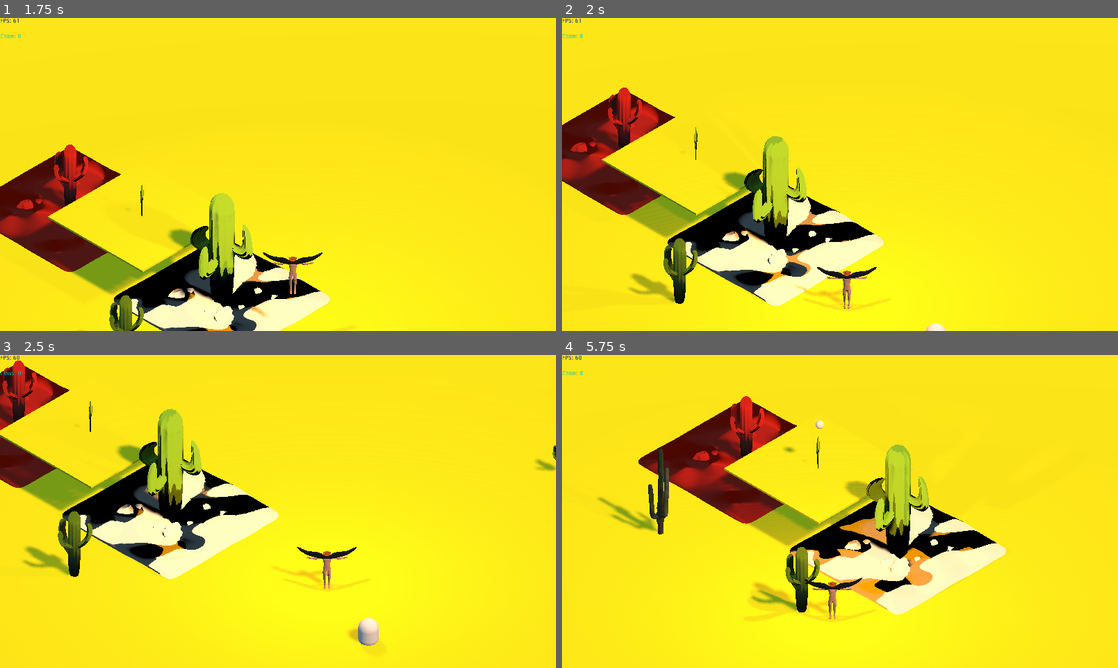
Above: before the commit, frames 1-4 (two rows, left to right).
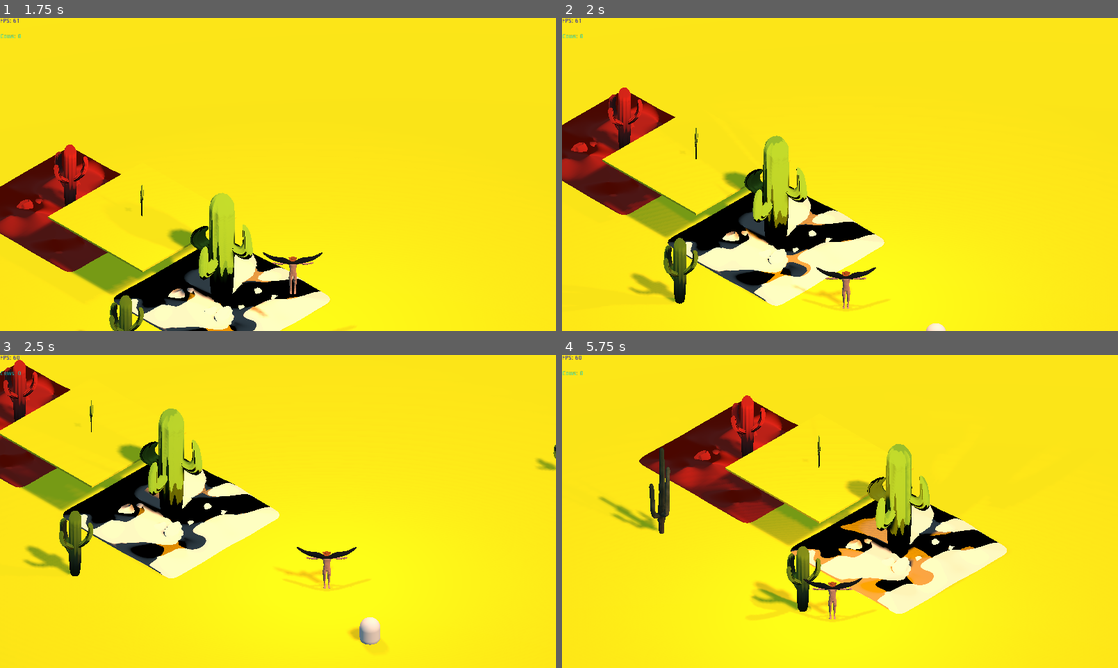
Above: after the commit, the same moments.

Repository: Wharfiggle/GRAZER
Game: Godot game, scene res://Levels/Level.tscn
The game is run twice, just before and just after one commit, with the same random seed, the same clock (stepped at 60 frames per second) and the same inputs.
Inputs:
- Up to frame 1 (1.75 s): hold Right (ui_right) 0.53-1.28 s; tap Q (Follow Wait) at 0.6 s; tap Space (jump) at 0.77, 1.52 s; hold Down (ui_down) from 1.28 s (still down); tap O (cowParty) at 1.35 s
- Up to frame 2 (2 s): keep holding Down (ui_down)
- Up to frame 3 (2.5 s): release Down (ui_down) at 2.03 s; hold Right (ui_right) from 2.03 s (still down); tap Shift (dodge) at 2.1 s
- Up to frame 4 (5.75 s): release Right (ui_right) at 2.78 s; hold Up (ui_up) 2.78-3.53 s; tap 9 (shoot) at 2.85 s; tap Space (jump) at 3.02, 3.77, 4.52 s; hold Left (ui_left) 3.53-5.03 s; tap Q (Follow Wait) at 3.6 s; tap O (cowParty) at 4.35 s; hold Down (ui_down) from 5.03 s (still down); tap Shift (dodge) at 5.1 s

Frame 1 is identical in both runs. In frame 2, 0.7% of the frame differs, in the area x 0-69%, y 23-100%; in frame 3, 2.0%; in frame 4, 2.9%, in the area x 6-80%, y 12-83%.
Error before the commit: Attempt to call function 'get_overlapping_bodies' in base 'null instance' on a null instance. (res://Scripts/Ball.gd:110)

Commit message:
bullet edit

Diff:
--- a/Grazer/Prefabs/Ball.tscn
+++ b/Grazer/Prefabs/Ball.tscn
@@ -1,9 +1,11 @@
-[gd_scene load_steps=4 format=2]
+[gd_scene load_steps=5 format=2]
 
 [ext_resource path="res://Scripts/Ball.gd" type="Script" id=1]
 [ext_resource path="res://Assets/Models/Cowboy/Cowboy_V2color.tscn" type="PackedScene" id=2]
 
 [sub_resource type="CylinderShape" id=1]
+
+[sub_resource type="SphereShape" id=2]
 
 [node name="KinematicBody" type="KinematicBody"]
 collision_layer = 4
@@ -20,3 +22,16 @@
 light_color = Color( 1, 0.631373, 0, 1 )
 shadow_enabled = true
 omni_range = 20.0
+
+[node name="Position3D" type="Position3D" parent="."]
+transform = Transform( 1, 0, 0, 0, 1, 0, 0, 0, 1, 0, 1.44732, 0.406698 )
+
+[node name="smokeSpawn" type="Spatial" parent="."]
+transform = Transform( 1, -2.33058e-12, 0, 1.08969e-10, 1, -8.73115e-10, 0, 0, 1, 0.00101471, 4.1227, 0.260017 )
+
+[node name="knockbox" type="Area" parent="."]
+transform = Transform( 6, -2.18279e-10, 0, 1.59162e-10, 6, 0, 0, 1.86265e-09, 6, 8.39233e-05, 1.03004, -0.000831604 )
+
+[node name="CollisionShape" type="CollisionShape" parent="knockbox"]
+transform = Transform( 0.25, 0, 0, 0, 0.25, 0, 0, 0, 0.25, 0, 0, 0 )
+shape = SubResource( 2 )
--- a/Grazer/Prefabs/bullet.tscn
+++ b/Grazer/Prefabs/bullet.tscn
@@ -11,15 +11,16 @@
 [sub_resource type="SpatialMaterial" id=4]
 
 [node name="Bullet" type="Area"]
-transform = Transform( 1, 0, 0, 0, 1, 0, 0, 0, 1, 0, 5.00559, 0 )
+collision_layer = 8
+collision_mask = 8
 script = ExtResource( 1 )
 
 [node name="CollisionShape" type="CollisionShape" parent="."]
-transform = Transform( 5, 0, 0, 0, 5, 0, 0, 0, 5, 0, 0, -0.1 )
+transform = Transform( 0.75, 0, 0, 0, 0.75, 0, 0, 0, 0.75, 0, 0, 0 )
 shape = SubResource( 1 )
 
 [node name="MeshInstance" type="MeshInstance" parent="."]
-transform = Transform( 0.2, 0, 0, 0, 0.2, 0, 0, 0, 0.2, 0, 0, -0.1 )
+transform = Transform( 0.2, 0, 0, 0, 0.2, 0, 0, 0, 0.2, 0, 0, 0 )
 mesh = SubResource( 2 )
 skin = SubResource( 3 )
 skeleton = NodePath("")
--- a/Grazer/Scripts/Ball.gd
+++ b/Grazer/Scripts/Ball.gd
@@ -2,7 +2,7 @@
 
 # Declare member variables here. Examples:
 #export (PackedScene) var Bullet
-var Bullet = preload("res://Prefabs/bullet.tscn")
+var Bullet = preload("res://Prefabs/Bullet.tscn")
 
 onready var hitBox = $knockbox
 
@@ -80,6 +80,9 @@
 	else:
 		Dodge = Vector3(0, 0, 0)
 
+
+	death()
+
 func _physics_process(delta):
 	velocity.y -= GRAVITY * delta
 
@@ -97,6 +100,7 @@
 			b.velocity = b.transform.basis.z * b.muzzle_velocity
 			print("BangBang")
 			_emit_smoke(b)
+
 
 func findHerdCenter() -> Vector3:
 	return herd.findHerdCenter()
@@ -119,6 +123,9 @@
 func damage_taken(damage):
 	hitpoints -= damage
 
+	if hitpoints <= 0:
+		print("Wasted")
+
 func death():
 	if hitpoints <= 0:
 		print("Wasted")
--- a/Grazer/Scripts/Bullet.gd
+++ b/Grazer/Scripts/Bullet.gd
@@ -5,13 +5,13 @@
 
 export var muzzle_velocity = 35
 
-var lifespan = 10
+var lifespan = 8
 
 var velocity = Vector3.ZERO
 
 var damage = 2
 
-onready var bullet = $CollisionShape
+onready var bullet = self
 
 func _physics_process(delta):
 	look_at(transform.origin + velocity.normalized(), Vector3.UP)
@@ -20,19 +20,23 @@
 	lifespan -= delta
 
 	if lifespan <= 0:
+
 		queue_free()
 
 
 
 
-func _on_Shell_body_entered():
+func _on_body_enter(body):
+
+
 	#emit_signal("exploded", transform.origin)
 	var enemies = bullet.get_overlapping_bodies()
+
 
 	for enemy in enemies:
 		print("enemy found")
 		if enemy.has_method("damage_taken"):
-			enemy.damage_taken(damage)
+				enemy.damage_taken(damage)
 
 	queue_free()
 	print("tink")
@@ -42,5 +46,9 @@
 
 
 # Called every frame. 'delta' is the elapsed time since the previous frame.
-#func _process(delta):
+func _process(delta):
+
+	self.connect("area_entered", self, "_on_body_enter")
+
+	#_on_body_entered()
 #	pass
--- a/Grazer/Scripts/knockback.gd
+++ b/Grazer/Scripts/knockback.gd
@@ -6,6 +6,10 @@
 var speed = velocity
 var knock = Vector3(0,0,0)
 var lifespan = 10
+
+var maxHP = 10
+
+var HP = maxHP
 # Declare member variables here. Examples:
 # var a = 2
 # var b = "text"
@@ -33,3 +37,11 @@
 		speed.y = -0.1
 
 	speed = move_and_slide(speed)
+
+
+
+func damage_taken(damage):
+	HP -= damage
+
+	if HP <= 0:
+		print("Wasted")
--- a/Grazer/bullet2.tscn
+++ b/Grazer/bullet2.tscn
@@ -26,7 +26,7 @@
 transform = Transform( 0.5, -4.46707e-05, 0.000163792, 4.47944e-05, 0.5, -0.000401941, -0.000163759, 0.000401955, 0.5, -22.825, 100, -32.196 )
 
 [node name="Position3D" type="Position3D" parent="Ball"]
-transform = Transform( 1, -3.04112e-12, 0, 1.13687e-13, 1, -2.32831e-10, 0, 0, 1, 0.000114441, 4.11491, 0.2491 )
+transform = Transform( 1, -2.33058e-12, 0, 1.43814e-11, 1, -3.49246e-10, 0, 0, 1, -5.34058e-05, 2.1613, 0.250671 )
 
 [node name="smokeSpawn" type="Spatial" parent="Ball"]
 transform = Transform( 1, -2.33058e-12, 0, 1.08969e-10, 1, -8.73115e-10, 0, 0, 1, 0.00101471, 4.1227, 0.260017 )
@@ -52,10 +52,11 @@
 
 [node name="enemycube" type="KinematicBody" parent="."]
 transform = Transform( 1, 0, 0, 0, 1.05408, 0, 0, 0, 1, -20.8408, 92.337, -15.1301 )
-input_ray_pickable = false
+collision/safe_margin = 0.003
 script = ExtResource( 1 )
 
 [node name="CollisionShape" type="CollisionShape" parent="enemycube"]
+transform = Transform( 1.09742, 0, 0, 0, 1.02215, 0, 0, 0, 1.35869, 0, 0, 0 )
 shape = SubResource( 4 )
 
 [node name="MeshInstance" type="MeshInstance" parent="enemycube"]
